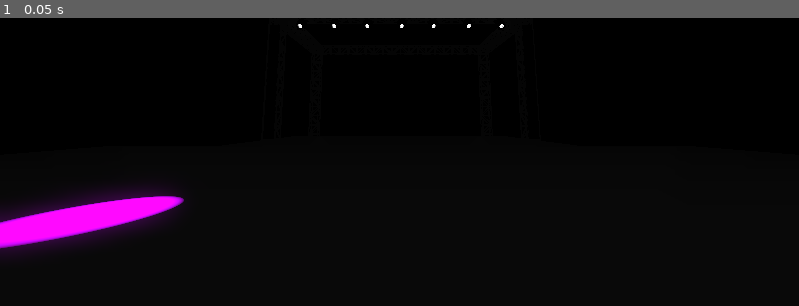
Above: before the commit, frame 1.
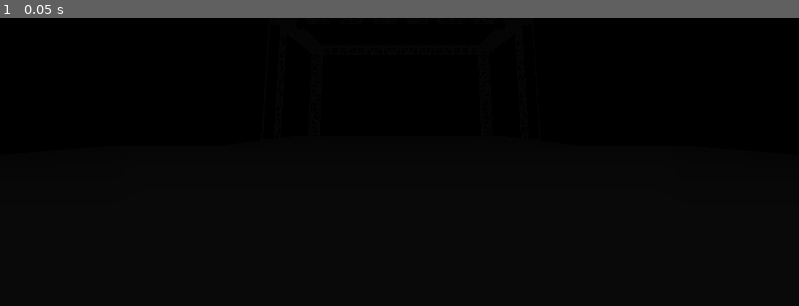
Above: after the commit, the same moment.

Repository: not-my-username/spectrum
Game: Godot game, scene res://node_3d.tscn
Same seed, same stepped clock (60 frames per second), same inputs: the game is played once before the commit and once after it. This scene is started directly instead of the project's main scene.
Inputs:
- Up to frame 1 (0.05 s): no input

The runs differ from the first frame. In frame 1, 3.2% of the frame differs, in the area x 0-64%, y 2-82%.

Commit message:
changed more numbers

Diff:
--- a/Top.gd
+++ b/Top.gd
@@ -219,6 +219,7 @@
 	pass
 
 func change():
+	self.visible = true
 	for N in self.get_children():
 		color = all_colors[rng.randi_range(0, 205)]
 		print(all_colors[rng.randi_range(0, 205)])
--- a/node_3d.tscn
+++ b/node_3d.tscn
@@ -39,7 +39,6 @@
 background_mode = 1
 background_color = Color(0.0313726, 0.0313726, 0.0313726, 1)
 background_energy_multiplier = 1.39
-sdfgi_enabled = true
 glow_enabled = true
 glow_bloom = 0.39
 glow_blend_mode = 0
@@ -138,7 +137,7 @@
 
 [node name="SpotLight3D4" type="SpotLight3D" parent="Lights/Top"]
 transform = Transform3D(0.935943, 0.251702, 0.246287, 1.01211e-08, -0.699376, 0.714754, 0.352152, -0.668969, -0.654576, -4.29717, 5.4186, 1.17654)
-light_color = Color(0.705882, 0, 0.870588, 1)
+light_color = Color(0, 0, 0, 1)
 light_energy = 4.059
 spot_range = 23.453
 spot_attenuation = 1e-05
@@ -205,6 +204,7 @@
 surface_material_override/0 = SubResource("StandardMaterial3D_75m64")
 
 [node name="Side" type="Node3D" parent="Lights"]
+visible = false
 
 [node name="SpotLight3D8" type="SpotLight3D" parent="Lights/Side"]
 transform = Transform3D(1, 0, 0, 0, -0.999996, 0.00265357, 0, -0.00265357, -0.999996, -5.46266, 1.74336, 1.17654)
--- a/show_spectrum.gd
+++ b/show_spectrum.gd
@@ -77,9 +77,11 @@
 	draw_rect(Rect2(300, HEIGHT - height + HEIGHT, 50, height), Color.WHITE)
 
 
-	if height > 350:
-		if not has_changed_top:
-			get_parent().get_parent().get_node("Lights/Top").change()
-			has_changed_top = true
+	if height > 300:
+#		if not has_changed_top:
+		get_parent().get_parent().get_node("Lights/Top").change()
+		has_changed_top = true
+	elif height < 300:
+		get_parent().get_parent().get_node("Lights/Top").visible = false
 	else:
 		has_changed_top = false
Not shown, changed: .DS_Store
